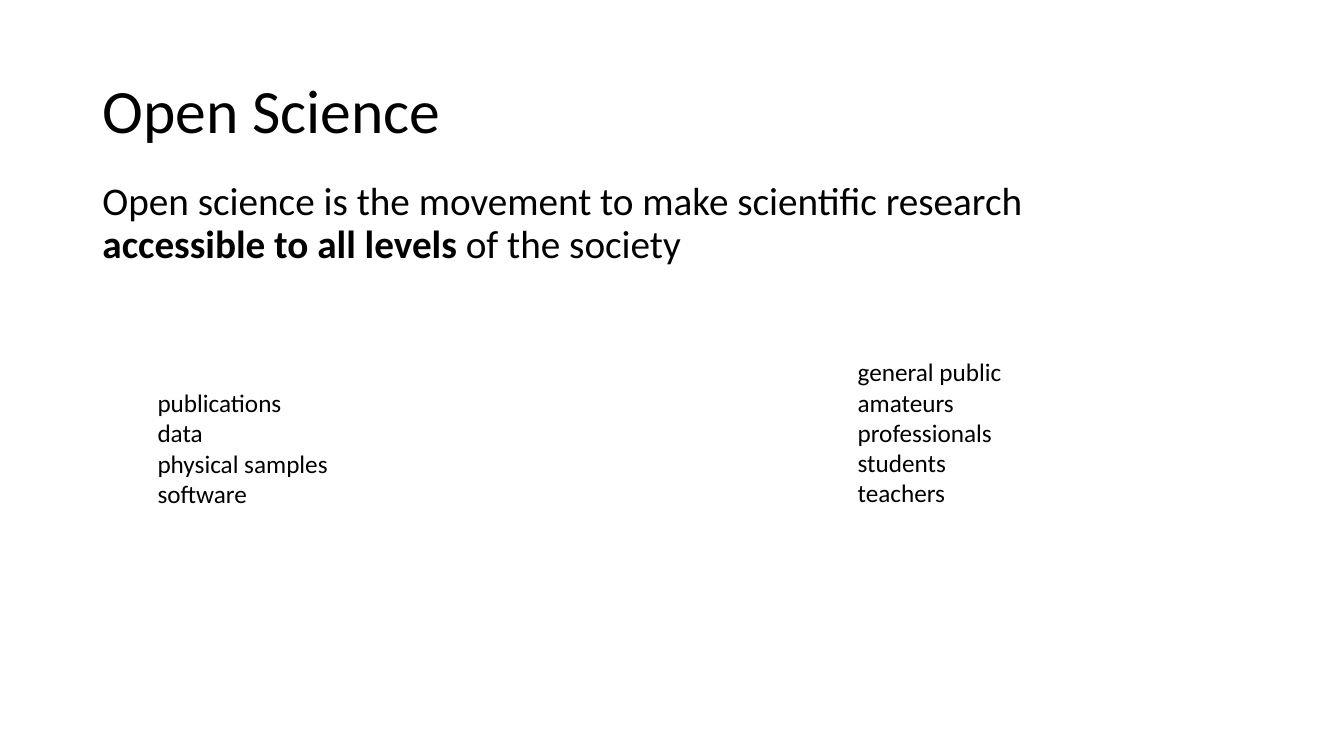
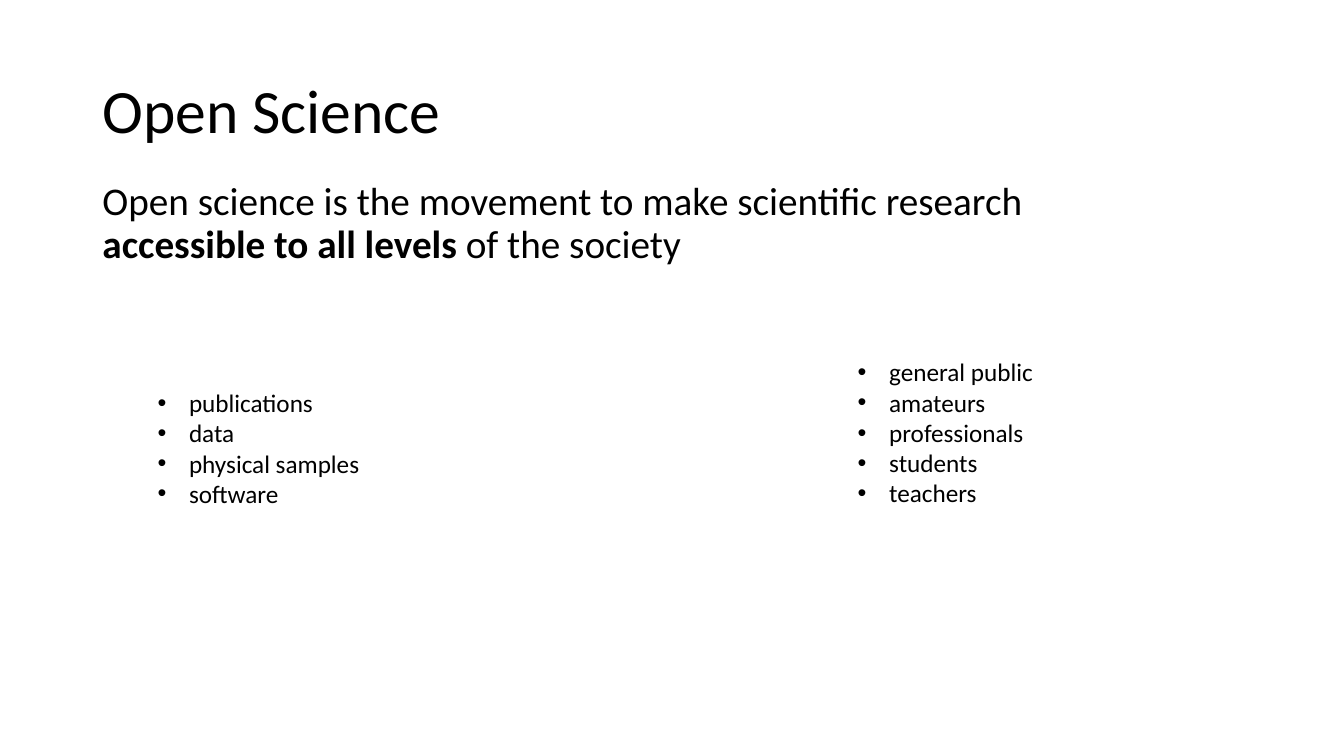
Before and after one commit to tobyhodges/solid-waddle, a slide deck: slide 4 of instructors/OS_Episode_v1.0.pptx (slide 2 before the commit). Drawn at 1344x756 pixels with LibreOffice and Linux fonts; fonts in the diff are those of the drawing. Boxes give left, top, right and bottom in pixels: in the first picture for what was removed or moved away, otherwise in the second. Text is boxed around its words. In the diff, an @@ line names an element or a change of style, - is before the commit and + after.

```diff
--- a/instructors/OS_Episode_v1.0.pptx
+++ b/instructors/OS_Episode_v1.0.pptx
@@ text "general public" at [889, 363, 1033, 503]: bullet none to • @@
@@ text "publications" at [189, 394, 359, 504]: bullet none to • @@
```
Also in this commit, not shown: 1 other slide changed, 1 slide added.
